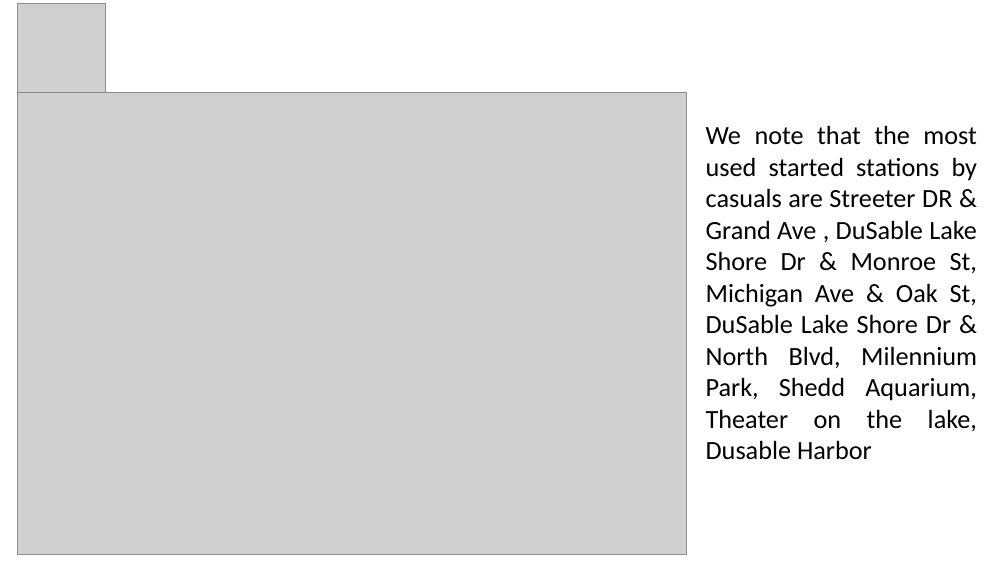
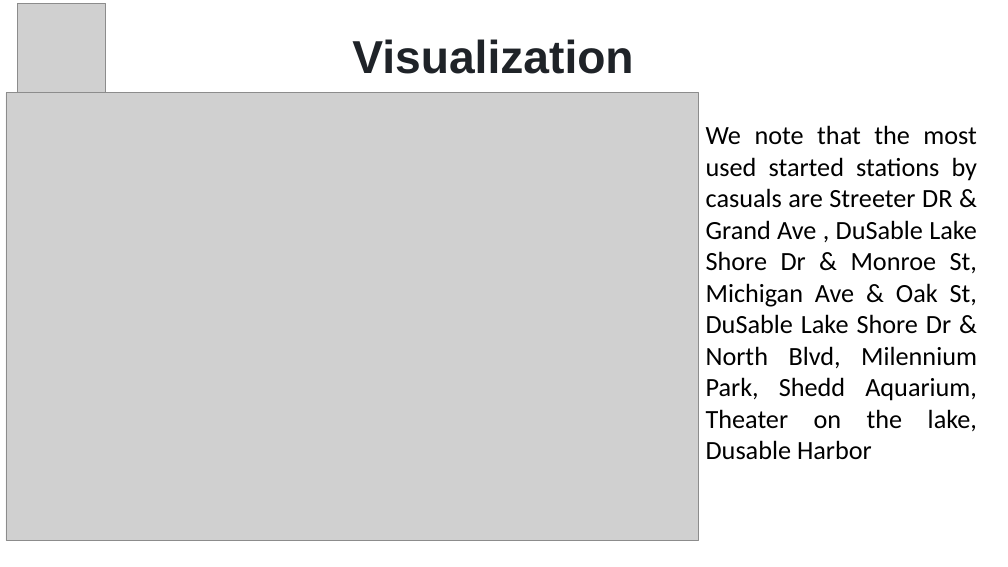
Before and after one commit to O-laksir/PowerBI-Cyclistic-, a slide deck: slide 12 of Cyclistic.pptx (slide 10 before the commit). Drawn at 1008x567 pixels with LibreOffice and Linux fonts; fonts in the diff are those of the drawing; grey boxes stand for pictures. Boxes give left, top, right and bottom in pixels: in the first picture for what was removed or moved away, otherwise in the second. Text is boxed around its words. In the diff, an @@ line names an element or a change of style, - is before the commit and + after.

```diff
--- a/Cyclistic.pptx
+++ b/Cyclistic.pptx
@@ text added at box(352, 39, 633, 74), 44 pt, text #1F2328, bold @@
+Visualization
@@ picture: place and size @@
-picture at box(17, 93, 687, 555)
+picture at box(6, 93, 699, 541)
```
Also in this commit, not shown: 8 other slides changed, 2 slides added.
